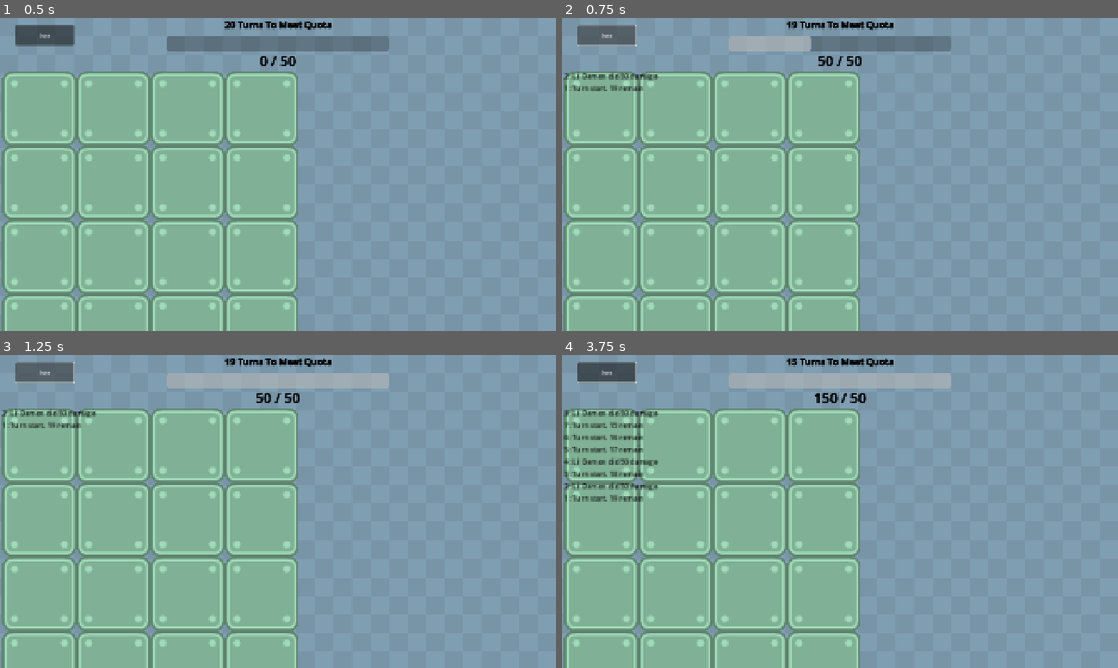
Above: before the commit, frames 1-4 (two rows, left to right).
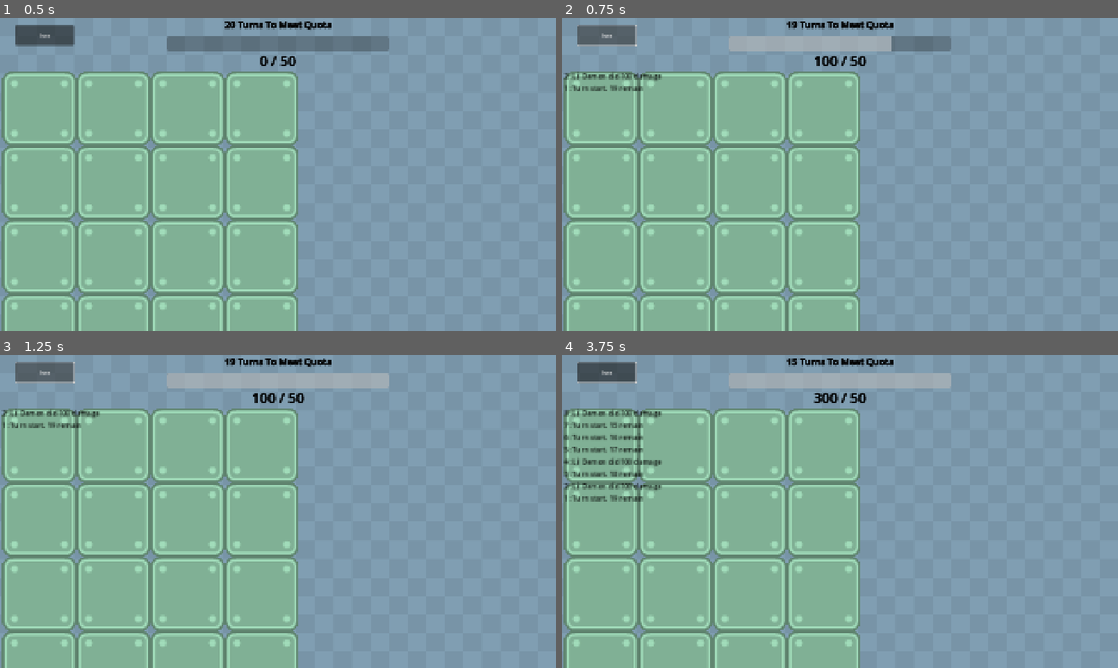
Above: after the commit, the same moments.

Repository: wanamelon/prototype_monorepo
Game: Godot game, scene res://source/crank/crank_main.tscn
Two runs of this game, one before a commit and one after it. Both use one fixed random seed, a clock stepped at 60 frames per second and the inputs below. This scene is started directly instead of the project's main scene. Sound files missing from this copy of the repository are replaced by a short silence.
Inputs (mouse positions are in pixels of both pictures, inside the frame that each line leads up to):
- Up to frame 1 (0.5 s): no input
- Up to frame 2 (0.75 s): click "Turn" at 0.5 s
- Up to frame 3 (1.25 s): no input
- Up to frame 4 (3.75 s): click "Turn" at 1.25 s; click "Turn" at 2 s; tap Enter at 2.75 s; move the mouse to (962, 495) at 2.77 s; press the mouse at (962, 495) at 2.78 s; tap Space at 3.5 s; move the mouse to (728, 527) at 3.52 s; release the mouse at (728, 527) at 3.53 s; click (728, 527) at 3.6 s

Frame 1 is identical in both runs. In frame 2, 1.0% of the frame differs, in the area x 10-60%, y 5-21%; in frame 3, 0.3%; in frame 4, 0.2%.

Commit message:
item mods

Diff:
--- a/roller/source/crank/crank_main.gd
+++ b/roller/source/crank/crank_main.gd
@@ -59,7 +59,7 @@
 	$TextureRect2/ScrollContainer/VBoxContainer.add_child(label)
 	$TextureRect2/ScrollContainer/VBoxContainer.move_child(label, 0)
 
-static var DEMON = ItemStaticData.new(ItemType.DEVIL, "Lil Demon", [Trigger.new([], [Action.Damage.new()])], 50, 0.5)
+static var DEMON = ItemStaticData.new(ItemType.DEVIL, "Lil Demon", [Trigger.new([], [DamageAction.new()])], ItemBaseStats.new())
 var items: Array[Item] = [Item.new(DEMON)]
 
 func _activate_items():
@@ -76,37 +76,86 @@
 	return false
 
 func do_action(item: Item, action: Action):
-	if action is Action.Damage:
-		if Utils.RNG.randf() < item.def.base_chance:
-			_current_score += item.def.base_damage
-			display_message("%s did %d damage" % [item.def.name, item.def.base_damage])
+	if action is DamageAction:
+		if Utils.RNG.randf() < item.def.base_stats.chance:
+			_current_score += item.def.base_stats.damage
+			display_message("%s did %d damage" % [item.def.name, item.def.base_stats.damage])
 			display_progress(_current_score)
 
 class Item extends RefCounted:
 	var def: ItemStaticData
+	var triggers: Array[TriggerEvaluator] = []
+	var mods: Array[ItemModifier]
 
 	func _init(def):
+		self.def = def
+		for trigger in def.triggers:
+			triggers.append(TriggerEvaluator.new(trigger))
+
+	func compute_final_stats(base: ItemBaseStats, mods: Array[ItemModifier]) -> ItemBaseStats:
+		var copy := base.duplicate(true)
+		var multiplicative_mods = Utils.filter(mods, func(m): return m.is_multiplicative)
+		for mod: ItemModifier in multiplicative_mods:
+			copy.set(mod.property, copy.get(mod.property) * mod.amount)
+		var additive_mods = Utils.filter(mods, func(m): return not m.is_multiplicative)
+		for mod: ItemModifier in additive_mods:
+			copy.set(mod.property, copy.get(mod.property) + mod.amount)
+		return ItemBaseStats.new(
+			int(copy.damage),
+			clampf(copy.chance, 0.0, 1.0),
+			clampi(int(copy.cooldown), 0, 1000))
+
+class TriggerEvaluator extends RefCounted:
+	var def: Trigger
+	var last_triggered_turn: int = -1
+
+	func _init(def: Trigger):
 		self.def = def
 
 class ItemStaticData extends RefCounted:
 	var type: ItemType
 	var name: String
 	var triggers: Array[Trigger]
-	var base_damage: int
-	var base_chance: float
+	var base_stats: ItemBaseStats
 
-	func _init(type: ItemType, name: String, triggers: Array[Trigger], base_damage: int, base_chance: float):
+	func _init(type: ItemType, name: String, triggers: Array[Trigger], base_stats: ItemBaseStats):
 		self.type = type
 		self.name = name
 		self.triggers = triggers
-		self.base_damage = base_damage
-		self.base_chance = base_chance
+		self.base_stats = base_stats
 
+class ItemBaseStats extends Resource:
+	@export var damage: int = 100
+	@export var chance: float = 0.5
+	@export var cooldown: int = 0
 
-# Maybe we just have one method outputting the final "compiled" version of this
-#class ItemParams extends RefCounted:
-	#var damage: int
-	#var chance: float
+	func _init(damage: int = 100, chance: float = 0.5, cooldown: int = 0):
+		self.damage = damage
+		self.chance = chance
+		self.cooldown = cooldown
+
+class ItemModifier extends RefCounted:
+	var property: String
+	var amount: float
+	var is_multiplicative: bool # else additive
+	var permanence: ItemModPermanence
+
+	func _init(property: String, amount: float, is_multiplicative: bool = false, permanence: ItemModPermanence = ItemModPermanence.TURN):
+		self.property = property
+		self.amount = amount
+		self.is_multiplicative = is_multiplicative
+		self.permanence = permanence
+
+enum ItemModPermanence {
+	TURN,
+	ACTIVE,
+	PERMANENT
+}
+
+# We can have mods like "+30 damage until item returned to pool", "+0.5 chance mult"
+# This should track the latest state of things!
+class ItemDynamicParams extends RefCounted:
+	pass
 
 class Trigger extends RefCounted:
 	var conditions: Array[Condition]
@@ -116,14 +165,18 @@
 		self.conditions = conditions
 		self.actions = actions
 
+@abstract class ConditionEvaluator extends RefCounted:
+	@abstract func evaluate(item: Item, trigger: TriggerEvaluator) -> bool
+
 @abstract class Condition extends RefCounted:
 	pass
 
 @abstract class Action extends RefCounted:
 	pass
 
-	class Damage extends Action:
-		pass
+
+class DamageAction extends Action:
+	pass
 
 enum ItemType {
 	EMPTY,
Not shown, changed: roller/dev_notes.md
